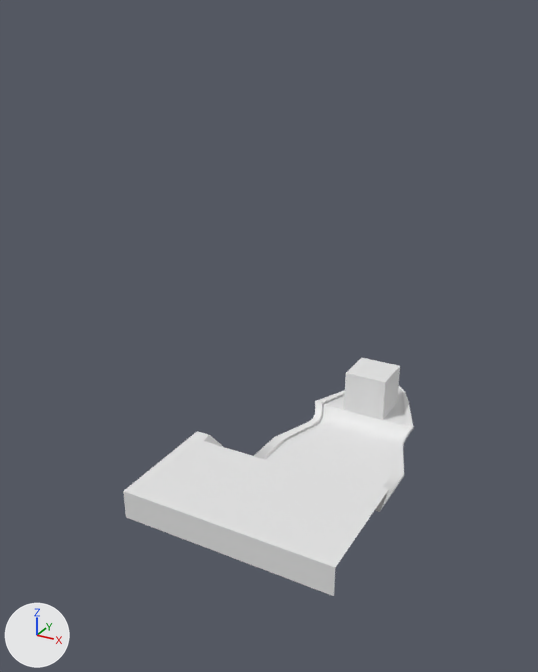
An edit to the FBX model candy_world_VR_Unity/Assets/Models/Boat.fbx, drawn before and after from the same camera.
One viewpoint serves both versions: a 50 mm camera at (3.09, -7.65, 5.07) aimed at (-0.64, -0.86, 1.67). Arrows for +X, +Y and +Z are at lower left; the lights stay in place. Where no turn or scale is listed for an object, it has been applied to the vertices.

The older version as bpy lines, for what is in view:
```python
me_cube_001 = bpy.data.meshes.new('Cube.001')
me_cube_001.from_pydata(...)  # 130 vertices, 110 faces; spans x -1.15..1.15, y -2.93..1.63, z -0.35..0.4
ob_cube = bpy.data.objects.new('Cube', me_cube_001)
ob_cube.location = (0.0, 0.0, 0.28)
```
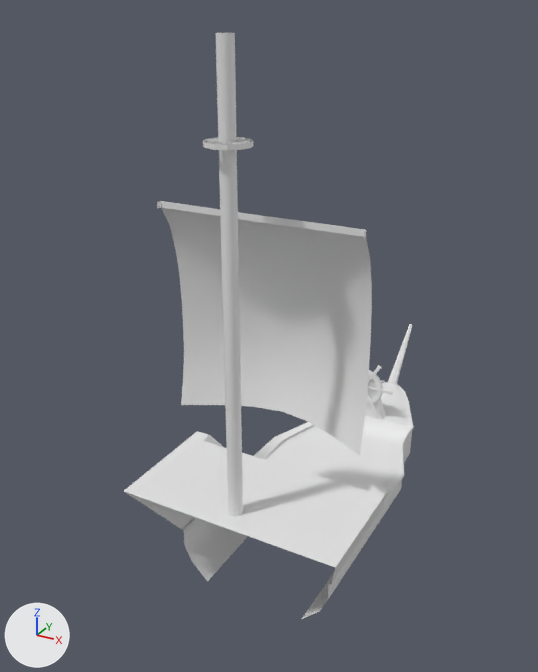
Location of each change, [x1, y1, x2, y2] in pixels of the pictures (538 x 672 px):
'Cube', reshaped (146% taller)
    before: [123, 358, 414, 596]
    after: [124, 33, 414, 619]
'Cube.001', added
    after: [203, 137, 254, 150]
'Cylinder', added
    after: [366, 365, 393, 413]
part 1 of me_cube_001, added
    after: [157, 201, 372, 456]
part 2 of me_cube_001, added
    after: [215, 33, 243, 516]
part 3 of me_cube_001, built on
    before: [123, 358, 400, 596]
    after: [125, 324, 413, 619]

The change in detail:
me_cube_001 is used by ob_cube; location (0.0, 0.0, 0.28).
me_cube_001 had 130 vertices, 110 faces and spanned x -1.15..1.15, y -2.93..1.63, z -0.35..0.4.
me_cube_001 now has 366 vertices, 294 faces and spans x -1.15..1.15, y -2.93..2.38, z -0.94..4.62.
me_cube_001 part 1: a new loose piece of 74 vertices spanning x -1.0..1.0, y -2.3..-1.62, z 1.01..3.19.
me_cube_001 part 2: a new loose piece of 24 vertices spanning x -0.07..0.07, y -2.75..-2.61, z 0.4..4.62.
Part 3, on me_cube_001:
11 vertices are removed from x -1.15..1.15, y -2.93..1.14, z -0.18..0.38.
10 faces are deleted.
100 vertices are added at x -0.86..0.86, y -2.37..2.38, z -0.94..0.49.
7 new vertices lie (0.0, -0.14, 0.0) away from vertices in x -1.02..1.02, y -1.34..-1.06, z -0.35..0.02.
8 new vertices lie (0.0, -1.17, 0.0) away from vertices in x -1.02..1.02, y -1.48..-1.2, z -0.35..0.02.
10 new vertices lie (0.0, 0.0, -0.2) away from vertices in x -0.86..0.86, y -2.37..0.33, z -0.35.
19 new vertices lie (0.0, 0.13, 0.0) away from vertices in x -0.28..0.28, y 0.58, z -0.18..0.38.
5 new vertices lie (0.06, 0.0, -0.18) away from vertices in x -0.68..-0.62, y 0.33..0.58, z -0.55.
126 new faces join them.
Mesh me_cylinder is new.
It has 1241 vertices, 1312 faces and spans x -0.384..0.384, y -0.018..0.015, z -0.343..0.343.
Mesh me_cube_002 is new.
It has 96 vertices, 90 faces and spans x -0.15..0.239, y -2.88..-2.49, z 3.821..3.86.
Object 'Cylinder' (ob_cylinder) is new; it shows me_cylinder.
Its location is (0.0, 0.56, 0.54).
Object 'Cube.001' (ob_cube_001) is new; it shows me_cube_002.
Its location is (-0.04, 0.0, 0.28).
